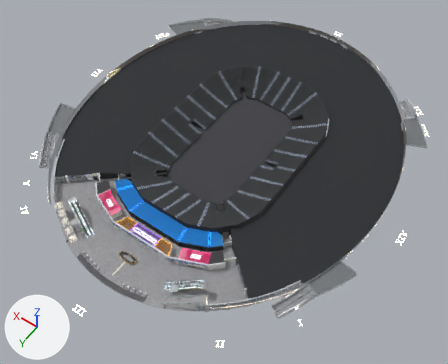
Before and after pictures for a commit that changed the glTF model public/projekt/mvm-dome-teszt/models/S0.glb.
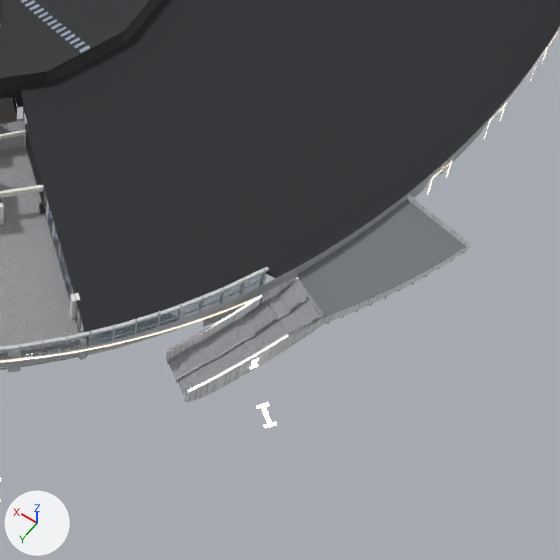
The first picture shows the older version from a 50 mm camera at (-99.1, 144.4, 200.4) aimed at (-4.9, 12.4, -7.0). The close-ups show the older and then the newer version on the part from 50% to 86% of the width and 56% to 100% of the height of that picture. Only the edits that show in the close-ups are written down. Arrows for +X, +Y and +Z are at lower left; the lights stay in place. Where no turn or scale is listed for an object, it has been applied to the vertices. Vertices at exactly the same position are counted once.
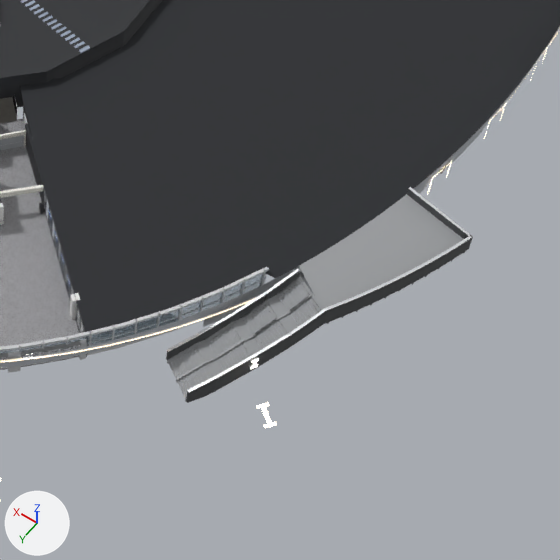
Location of each change, (x1, y1, x2, y2) in pixels of the close-ups (560 x 560 px):
part 1 of me_mesh_0, built on
    before: (242, 247, 466, 347)
    after: (242, 187, 473, 347)

The edits, one by one:
me_mesh_0 is used by ob_mesh_0; location (-80.4, 94.4, -1.1).
me_mesh_0 had 70032 vertices, 109906 faces and spanned x 0.0..161.0, y -189.0..0.0, z 0.0..8.0.
me_mesh_0 now has 70462 vertices, 110889 faces and spans x 0.0..161.0, y -189.0..0.0, z 0.0..9.0.
me_mesh_0 part 1: 14 vertices moved from x 7.0..22.0, y -67.0..-50.0, z 4.0..7.0 to x 7.0..22.0, y -67.0..-50.0, z 4.0..8.0; 45 vertices removed from x 7.0..20.0, y -66.0..-48.0, z 7.0; 160 vertices added at x 7.0..20.0, y -69.0..-50.0, z 7.0..9.0.
Other edits to the shape of me_mesh_0 do not show in these pictures.
me_mesh_0 no longer uses material mat_w_f20_ts_lepcso_homlok_feny (pale yellow #fff3e1, glowing pale yellow #fff3e1).
